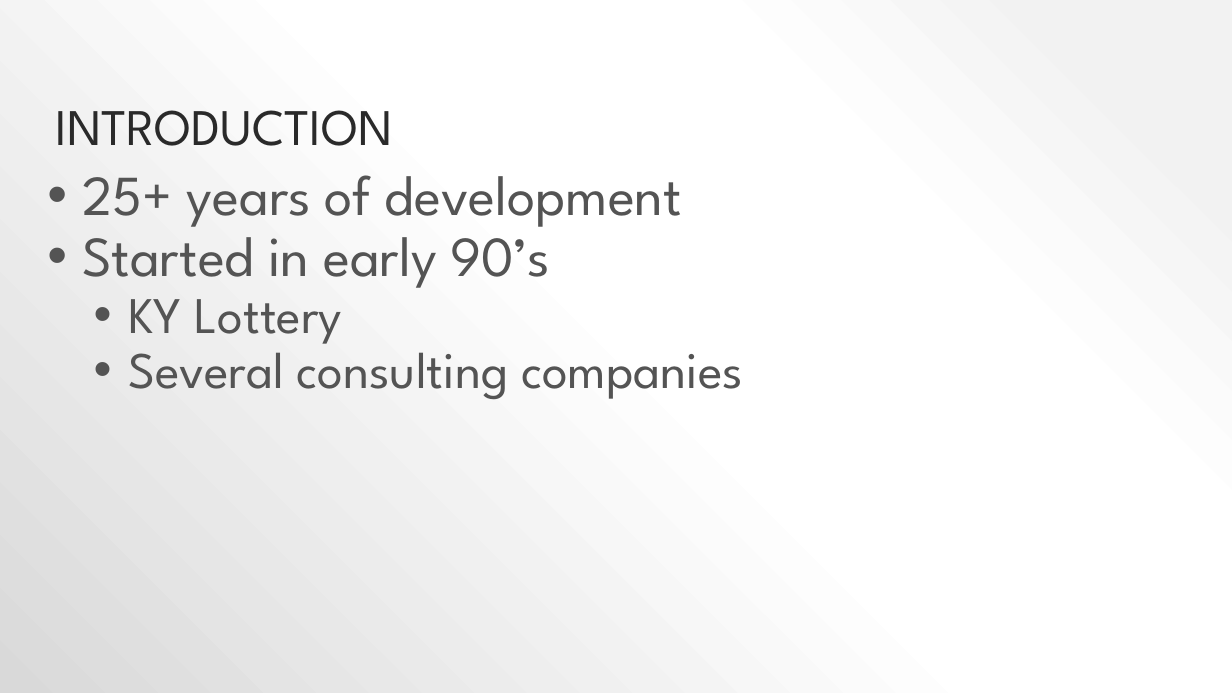
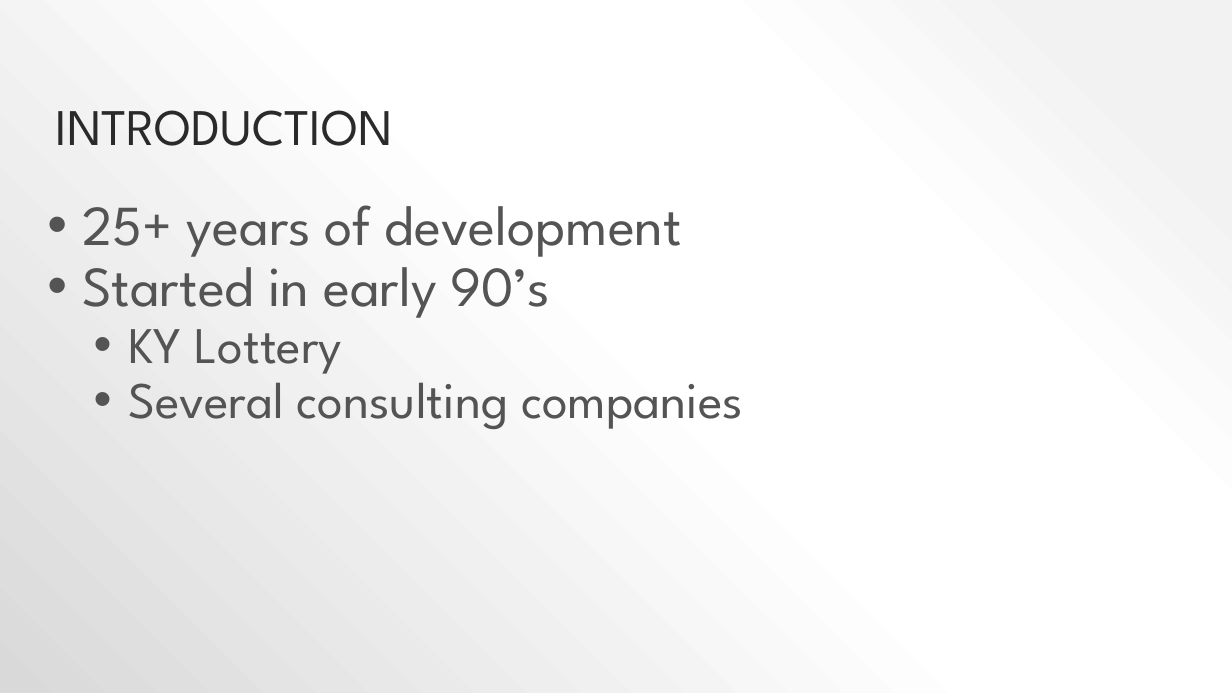
Before and after one commit to pjsteele/techtalksky, a slide deck: slide 4 of presentation/techTalk.pptx. Drawn at 1232x693 pixels with LibreOffice and Linux fonts; fonts in the diff are those of the drawing. Boxes give left, top, right and bottom in pixels: in the first picture for what was removed or moved away, otherwise in the second. Text is boxed around its words. In the diff, an @@ line names an element or a change of style, - is before the commit and + after.

```diff
--- a/presentation/techTalk.pptx
+++ b/presentation/techTalk.pptx
@@ text "25+ years of development": place and size @@
-text "25+ years of development" at [82, 175, 743, 399]
+text "25+ years of development" at [82, 205, 743, 429]
```
Also in this commit, not shown: 9 other slides changed, 3 other files.
